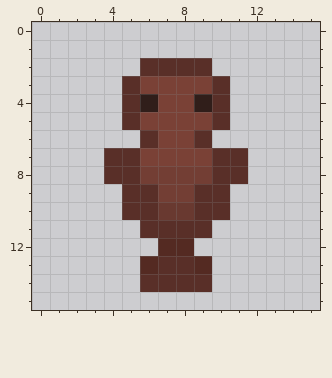
Pixel-art sprite, stored at Assets/Sprites/NPC/Dummy.png. The picture above is the old version.
The file is 16x16 pixels. Colours within 5 levels of each other are drawn and written as one.
Once edited:
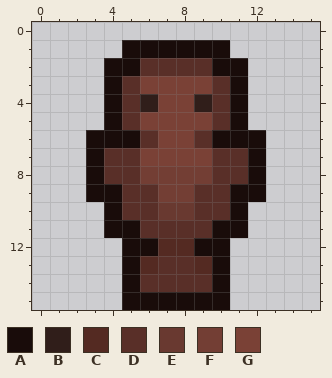
Palette (. is transparent): A #190c0a  B #301e1a  C #542a22  D #592f28  E #693930  F #733e34  G #7a4136
What changed:
The author put colour A in row 1 at x 5 to 10; in row 2 at x 4 to 5 and 10 to 11; in rows 3 to 5 at x 4 and 11; in row 6 at x 3 to 5 and 10 to 12; in rows 7 to 8 at x 3 and 12; in row 9 at x 3 to 4 and 11 to 12.
The author put colour A in row 10 at x 4 and 11; in row 11 at x 4 to 5 and 10 to 11; in row 12 at x 5 to 6 and 9 to 10; in rows 13 to 14 at x 5 and 10; in row 15 at x 5 to 10.
Pixel boxes of the changes (left, top, right, bottom) in both pictures:
added: (86, 40, 266, 310)
